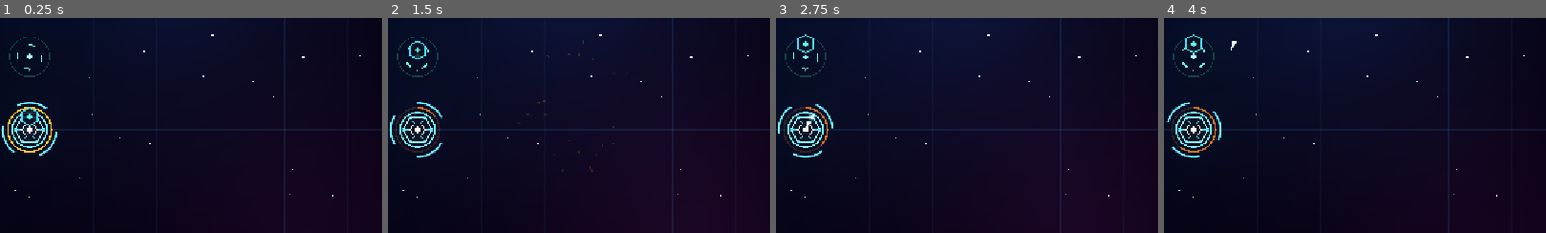
Above: before the commit, frames 1-4 (left to right).
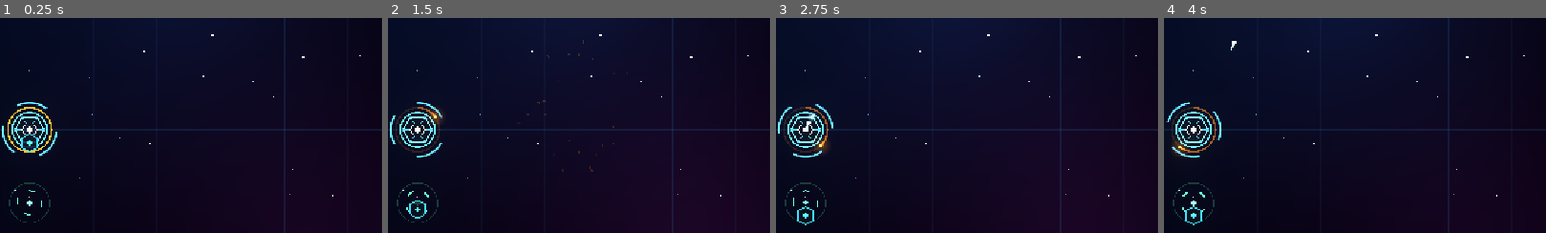
Above: after the commit, the same moments.

Repository: tapiokdev/squadron-concept-game
Game: Godot game, scene res://main.tscn
Two runs of this game, one before a commit and one after it. Both use one fixed random seed, a clock stepped at 60 frames per second and the inputs below.
Inputs (mouse positions are % of the whole screen's width and height, from its top left):
- Up to frame 1 (0.25 s): no input
- Up to frame 2 (1.5 s): tap Enter at 0.5 s; move the mouse to (72, 45) at 0.52 s; click (72, 45) at 0.67 s; drag from (30, 55) to (45, 70) at 1.27 s
- Up to frame 3 (2.75 s): move the mouse to (60, 28) at 2.02 s; click (60, 28) at 2.17 s
- Up to frame 4 (4 s): tap Space at 2.75 s; drag from (45, 70) to (20, 35) at 2.77 s; move the mouse to (80, 65) at 3.52 s; click (80, 65) at 3.67 s
The pictures show only the part of the screen within x 46-96%, y 24-74%; the shares and areas given below are measured in that part.

The runs differ from the first frame. In frame 1, 0.7% of the frame differs, in the area x 2-14%, y 8-96%; in frame 2, 0.9%; in frame 3, 0.9%; in frame 4, 1.1%, in the area x 2-14%, y 7-97%.

Commit message:
Ask for a rally order at the start, and show when the Barrage returns
Two presentation gaps, landed together because both touch BarrageSkill and
splitting them would need hand-staged hunks in one file.

The opening asked for nothing. The squad started directly above the
mothership and the first spawn arc comes in from straight up, so it spawned
already parked on the only lane there was. It now starts below, deliberately
opposite that arc, which makes a rally order the run's first real question.

That only works if the player knows the control exists, and nothing on
screen said so — the HUD carried timer, HP, level and threat count and
nothing else. There is now a two-step prompt: rally first, since it is the
brief's differentiator, then the barrage once the squad is placed. Each
appears only for someone who has not already done the thing, keys off the
action rather than a timer, and the pair never returns once both are done,
so a replay is never nagged. The barrage flag is set on a cast that lands
rather than on the click, so clicking during cooldown cannot dismiss a
prompt the player has not yet acted on.

The recharge ring was a flat filling arc sitting 7px inside rotating shield
arcs and 7px outside the hull gauge — structurally easy to lose, not merely
dim. It gains the level-up panel's construction: a glowing head running the
arc with a trail behind it, motion at a rate unlike anything around it. The
filled arc dims to read as the track rather than the event, and the moment
the skill returns now fires a one-shot ring, since "ready" is the only frame
of a recharge the player actually needs.

Verified in-editor: rally starts below the tower against a -90 degree first
arc; the prompt appears at exactly 4.00s, advances on a real right-click,
clears on a landed cast, and does not return across 500 further frames
including after the barrage comes off cooldown; the head reads against the
shield arcs mid-recharge; and the ready flash fires exactly once per
recharge and not at all on a run's first frame.

Co-Authored-By: Claude Opus 5 <noreply@anthropic.com>

Diff:
--- a/scripts/drones/drone_squad.gd
+++ b/scripts/drones/drone_squad.gd
@@ -23,6 +23,9 @@
 @export var threat_scan_radius := 200.0
 
 var rally_point := Vector2.ZERO
+## Whether the player has ever given a rally order. Drives the opening
+## hint, which has no business appearing for someone already doing it.
+var has_rallied := false
 
 var _tower: Tower
 var _enemies: EnemyPool
@@ -34,7 +37,11 @@
 func setup(enemies: EnemyPool, tower: Tower) -> void:
 	_enemies = enemies
 	_tower = tower
-	rally_point = tower.position + Vector2(0, -110)
+	# Below the mothership, deliberately opposite the first spawn arc, which
+	# comes in from straight up. The squad used to start parked on the only
+	# active lane, which meant the opening minutes asked the player for no
+	# commands at all — the run now poses its central question immediately.
+	rally_point = tower.position + Vector2(0, 110)
 	queue_redraw()
 
 func total_units() -> int:
@@ -106,6 +113,7 @@
 	if event is InputEventMouseButton \
 			and event.button_index == MOUSE_BUTTON_RIGHT and event.pressed:
 		rally_point = get_global_mouse_position()
+		has_rallied = true
 		queue_redraw()
 
 func _process(delta: float) -> void:
--- a/scripts/hud.gd
+++ b/scripts/hud.gd
@@ -26,9 +26,11 @@
 var _level: Label
 var _threat: Label
 var _banner: Label
+var _hint: Label
 
 var _health := 1.0
 var _progress := 0.0
+var _hint_phase := 0.0
 
 func _ready() -> void:
 	layer = 5
@@ -54,6 +56,15 @@
 	_threat = _add_label(12, Color(0.72, 0.55, 0.68))
 	_threat.horizontal_alignment = HORIZONTAL_ALIGNMENT_RIGHT
 	_anchor_right(_threat, 40.0)
+
+	# Control prompts live at the bottom edge, out of the play space and
+	# where prompts are conventionally looked for.
+	_hint = _add_label(15, Color(0.62, 0.86, 1.0))
+	_hint.set_anchors_and_offsets_preset(Control.PRESET_FULL_RECT)
+	_hint.horizontal_alignment = HORIZONTAL_ALIGNMENT_CENTER
+	_hint.vertical_alignment = VERTICAL_ALIGNMENT_BOTTOM
+	_hint.offset_bottom = -54.0
+	_hint.visible = false
 
 	_banner = _add_label(34, Color(0.92, 0.97, 1.0))
 	_banner.set_anchors_and_offsets_preset(Control.PRESET_FULL_RECT)
@@ -89,7 +100,25 @@
 	_threat.text = "%d hostile" % threat if threat == 1 else "%d hostiles" % threat
 	_health = clampf(hp / max_hp, 0.0, 1.0) if max_hp > 0.0 else 0.0
 	_progress = clampf(float(xp) / float(maxi(xp_needed, 1)), 0.0, 1.0)
+	# A hint that simply sits there is easy to look past, and this one has to
+	# be noticed by someone who does not yet know the control exists. Ridden
+	# off this call rather than a _process of its own, since main already
+	# drives the HUD every frame.
+	if _hint.visible:
+		_hint_phase += 0.045
+		_hint.modulate.a = 0.62 + 0.38 * (0.5 + 0.5 * sin(_hint_phase))
 	_root.queue_redraw()
+
+## Control prompt. Called every frame while a hint is wanted, so it
+## early-outs on an unchanged string rather than re-laying out the label.
+func show_hint(text: String) -> void:
+	if _hint.visible and _hint.text == text:
+		return
+	_hint.text = text
+	_hint.visible = true
+
+func hide_hint() -> void:
+	_hint.visible = false
 
 func show_result(text: String) -> void:
 	_banner.text = text
--- a/scripts/main.gd
+++ b/scripts/main.gd
@@ -6,6 +6,10 @@
 
 ## Tunable per the brief — 8 min starting point, revisit after playtests.
 @export var run_duration := 480.0
+## Grace before the first control prompt. Long enough that a player who
+## already knows the game never sees it, short enough that one who does not
+## is not left watching the tower take hits.
+const HINT_DELAY := 4.0
 
 @onready var enemy_pool: EnemyPool = $EnemyPool
 @onready var projectile_pool: ProjectilePool = $ProjectilePool
@@ -36,6 +40,7 @@
 var pulse_power := 0
 var barrage_power := 0
 var _picks_offered := 0
+var _hints_done := false
 
 func xp_to_next() -> int:
 	return 15 + (level - 1) * 12
@@ -72,8 +77,31 @@
 	if elapsed >= run_duration:
 		_end_run(true)
 		return
+	_update_hints()
 	hud.update_run(run_duration - elapsed, tower.hp, tower.max_hp,
 		level, xp, xp_to_next(), enemy_pool.live_count)
+
+## Opening chain: the squad now starts below the mothership with the first
+## lane above it, so a rally order is the run's first real question — but
+## nothing on screen says which button gives one. Each prompt appears only
+## for a player who has not already done the thing, and the pair never
+## returns once both are done, so a second run is never nagged.
+##
+## Rally comes first because it is the brief's differentiator; the barrage
+## follows once the squad is placed, rather than competing for the same
+## glance.
+func _update_hints() -> void:
+	if _hints_done:
+		return
+	if not squad.has_rallied:
+		if elapsed >= HINT_DELAY:
+			hud.show_hint("RIGHT-CLICK TO RALLY YOUR DRONES")
+		return
+	if not barrage.has_cast:
+		hud.show_hint("LEFT-CLICK TO CALL A BARRAGE")
+		return
+	_hints_done = true
+	hud.hide_hint()
 
 func _on_enemy_killed(amount: int) -> void:
 	if run_over:
--- a/scripts/skills/barrage_skill.gd
+++ b/scripts/skills/barrage_skill.gd
@@ -24,6 +24,10 @@
 const ENTRY_DISTANCE := 900.0
 const STREAK_TAIL := 210.0
 const RETICLE_ARCS := 4
+## Recharge head trail: how far it reaches back around the ring, and how
+## many segments approximate that curve.
+const HEAD_TRAIL_RAD := 0.9
+const HEAD_TRAIL_SEGMENTS := 10
 
 var _enemies: EnemyPool
 var _tower: Tower
@@ -38,10 +42,19 @@
 var _incoming := false
 var _ready_pulse := 0.0
 var _entry := ENTRY_DIR.normalized()
+## Whether the player has ever landed a cast. Drives the opening hint.
+var has_cast := false
+## Starts true because _cd starts at 0: the skill is already available on
+## frame one, and a false here would fire the ready flash on every launch.
+var _was_ready := true
+var _head_glow: GradientTexture2D
 
 func setup(enemies: EnemyPool, tower: Tower) -> void:
 	_enemies = enemies
 	_tower = tower
+	# Built once: radial() allocates a Gradient and a texture, which is not
+	# something to do inside _draw.
+	_head_glow = GlowTexture.radial(64, 0.28, 0.45)
 
 func is_ready() -> bool:
 	return _cd <= 0.0 and _impact_in < 0.0
@@ -59,6 +72,9 @@
 		return false
 	if _tower == null or not _tower.alive:
 		return false
+	# Set on a cast that lands, not on the click, so clicking during
+	# cooldown cannot dismiss a hint the player has not yet acted on.
+	has_cast = true
 	_cd = cooldown
 	_pending_pos = pos
 	_impact_in = impact_delay
@@ -76,6 +92,14 @@
 		if _impact_in < 0.0:
 			_impact()
 	_ready_pulse += delta * 3.2
+	# Announce the moment it comes back. The ring reaching full is the only
+	# frame of a recharge the player actually needs, and it is the easiest
+	# one to miss among the tower's other moving parts.
+	var ready_now := is_ready()
+	if ready_now and not _was_ready and _tower != null and _tower.alive:
+		var r := _tower.radius + 11.0
+		FxLayer.ring(_tower.position, Palette.BARRAGE, r * 0.75, r * 1.7, 0.35, 3.0)
+	_was_ready = ready_now
 	# The recharge ring breathes while charged, so this node is never
 	# idle for long enough to be worth gating the redraw.
 	queue_redraw()
@@ -144,6 +168,36 @@
 		return
 	draw_arc(_tower.position, ring_radius, 0.0, TAU, 40, Palette.fade(Palette.BARRAGE, 0.15), 2.5)
 	var fraction := cooldown_fraction()
-	if fraction > 0.0:
-		draw_arc(_tower.position, ring_radius, -PI / 2.0, -PI / 2.0 + TAU * fraction, 40,
-			Palette.fade(Palette.neon(Palette.BARRAGE, 1.0), 0.75), 2.5)
+	if fraction <= 0.0:
+		return
+	# Dimmer than it used to be: the filled arc is the track, and the head
+	# below is the part meant to catch the eye.
+	draw_arc(_tower.position, ring_radius, -PI / 2.0, -PI / 2.0 + TAU * fraction, 40,
+		Palette.fade(Palette.neon(Palette.BARRAGE, 1.0), 0.55), 2.5)
+	_draw_recharge_head(ring_radius, fraction)
+
+## A light running the recharge arc, the same construction as the level-up
+## panel's orbit. This ring sits 7px inside rotating shield arcs and 7px
+## outside the hull gauge, so a static fill is easy to lose in there —
+## motion at a rate unlike anything around it is what separates it.
+func _draw_recharge_head(ring_radius: float, fraction: float) -> void:
+	var center := _tower.position
+	var head_angle := -PI / 2.0 + TAU * fraction
+	# Never reach back past where the arc began, or a fresh recharge hangs a
+	# tail off the top of the ring.
+	var trail := minf(HEAD_TRAIL_RAD, TAU * fraction)
+	var segment := 1.0 / float(HEAD_TRAIL_SEGMENTS)
+	# Tail first, so each brighter segment overlaps the dimmer one behind it.
+	for i in range(HEAD_TRAIL_SEGMENTS, 0, -1):
+		var f := float(i) * segment
+		var falloff := (1.0 - f) * (1.0 - f)
+		var a := center + Vector2.from_angle(head_angle - trail * f) * ring_radius
+		var b := center + Vector2.from_angle(head_angle - trail * (f - segment)) * ring_radius
+		# Alpha falls with brightness: a dim opaque line would paint over the
+		# track and trail a dark gap behind the light.
+		draw_line(a, b, Palette.fade(
+			Palette.neon(Palette.BARRAGE, 0.35 + 1.9 * falloff), falloff), 2.5, true)
+	var head := center + Vector2.from_angle(head_angle) * ring_radius
+	draw_texture_rect(_head_glow, Rect2(head - Vector2(18.0, 18.0), Vector2(36.0, 36.0)),
+		false, Palette.fade(Palette.BARRAGE, 0.55))
+	draw_circle(head, 2.5, Palette.neon(Palette.BARRAGE, 3.0))
